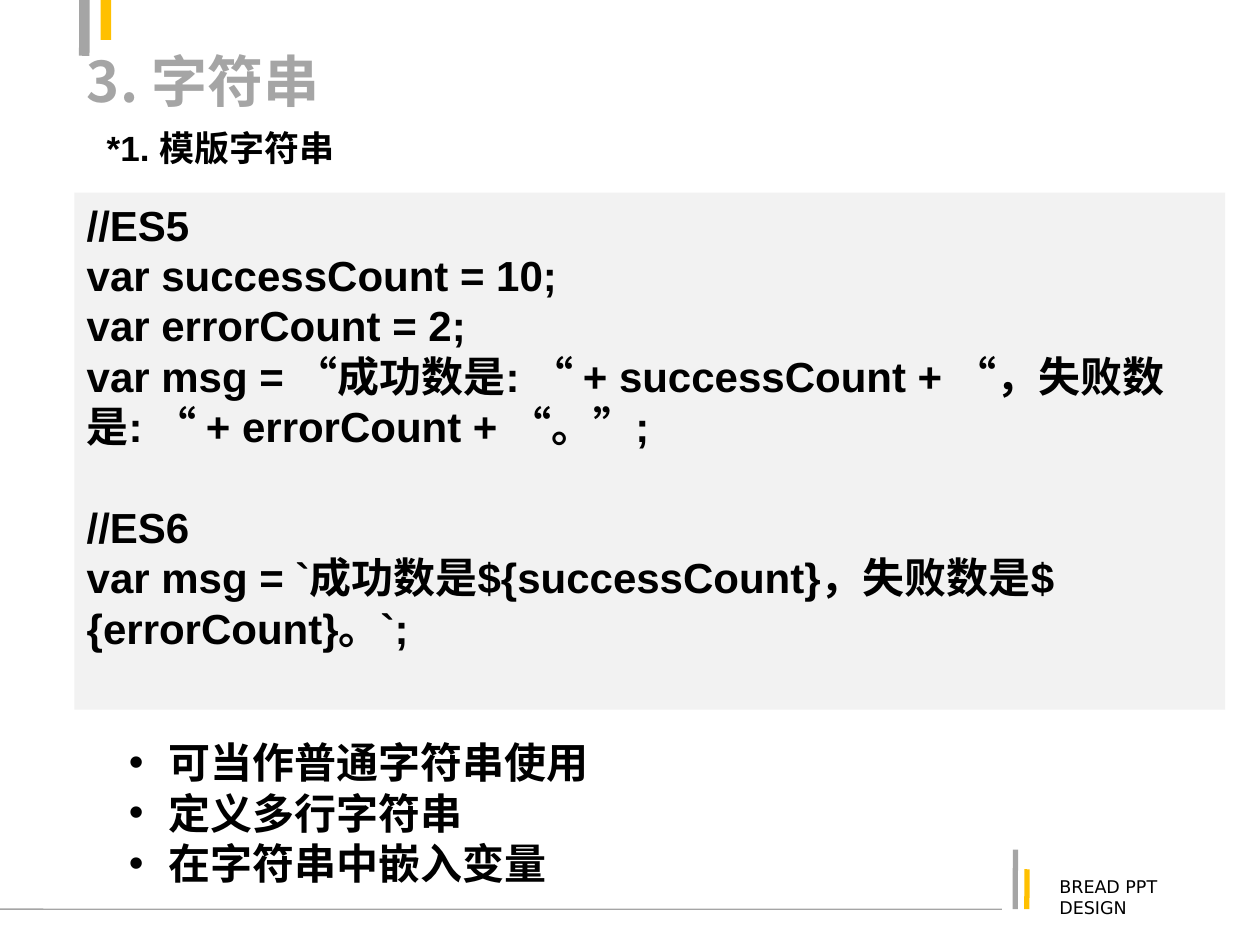
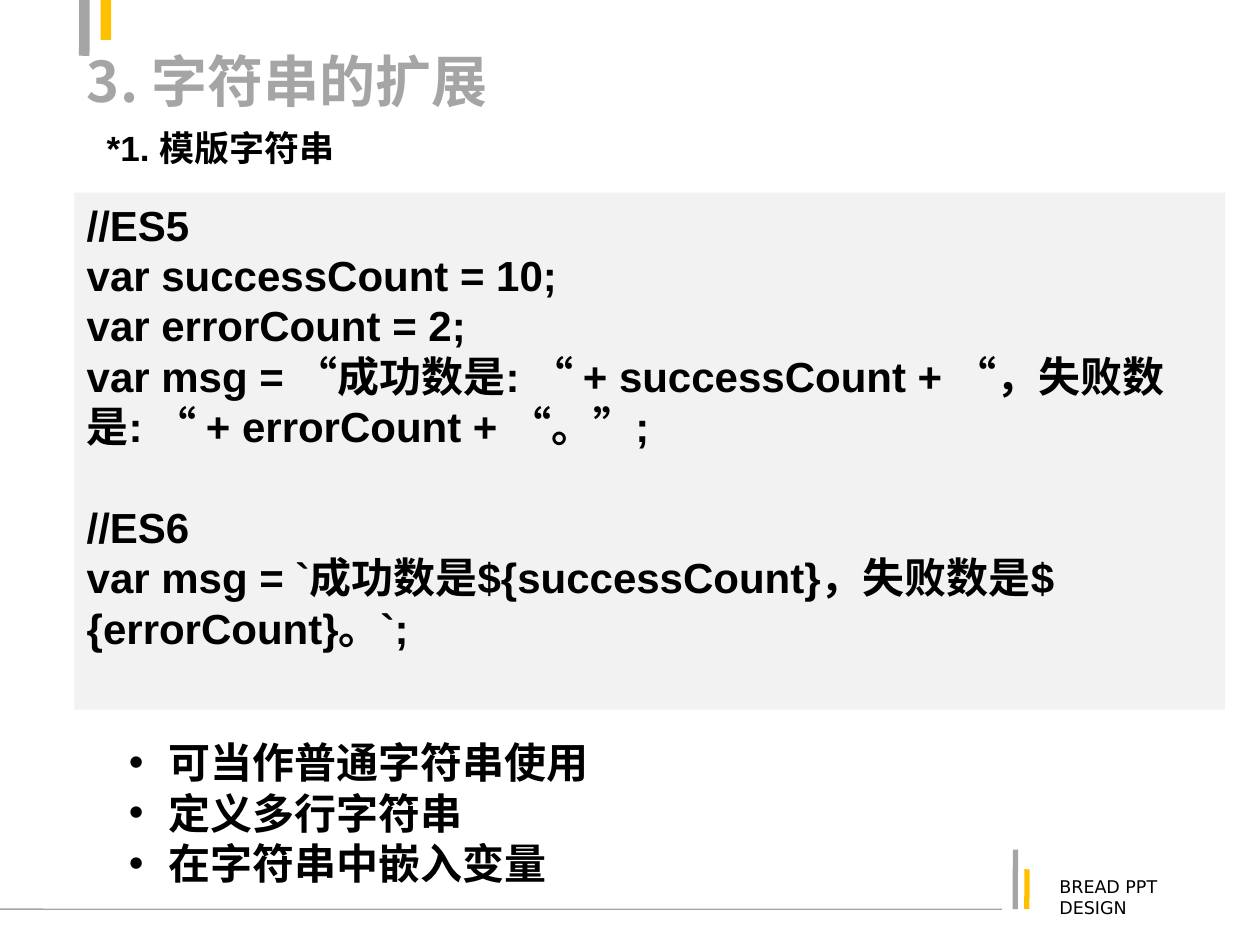
Before and after one commit to justforuse/psae-es6, a slide deck: slide 20 of es6.ppt. Drawn at 1260x945 pixels with LibreOffice and Linux fonts; fonts in the diff are those of the drawing. Boxes give left, top, right and bottom in pixels: in the first picture for what was removed or moved away, otherwise in the second. Text is boxed around its words. In the diff, an @@ line names an element or a change of style, - is before the commit and + after.

```diff
--- a/es6.ppt
+++ b/es6.ppt
@@ title at (87, 46, 487, 107): text changed @@
-3. 字符串
+3. 字符串的扩展
```
Also in this commit, not shown: 7 other slides changed.
